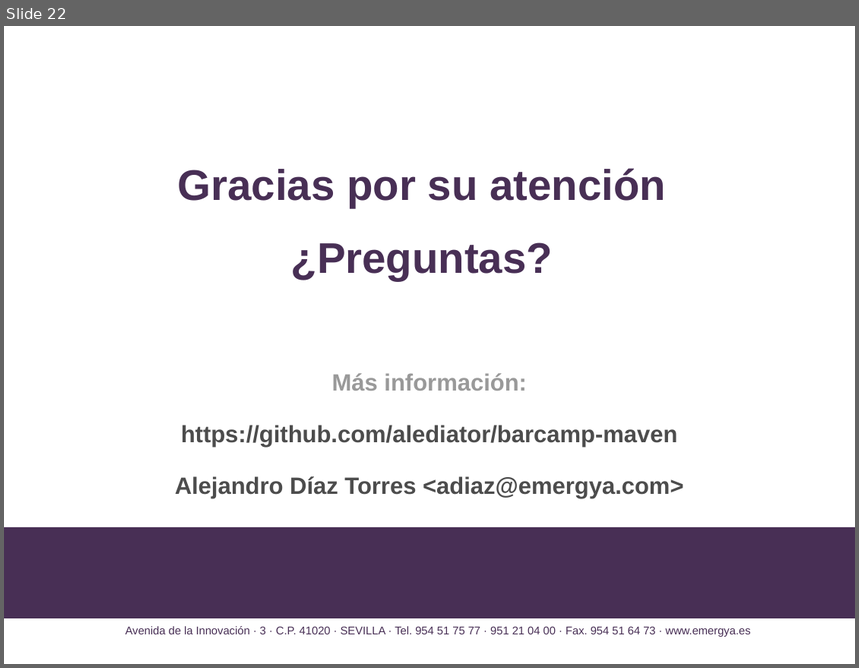
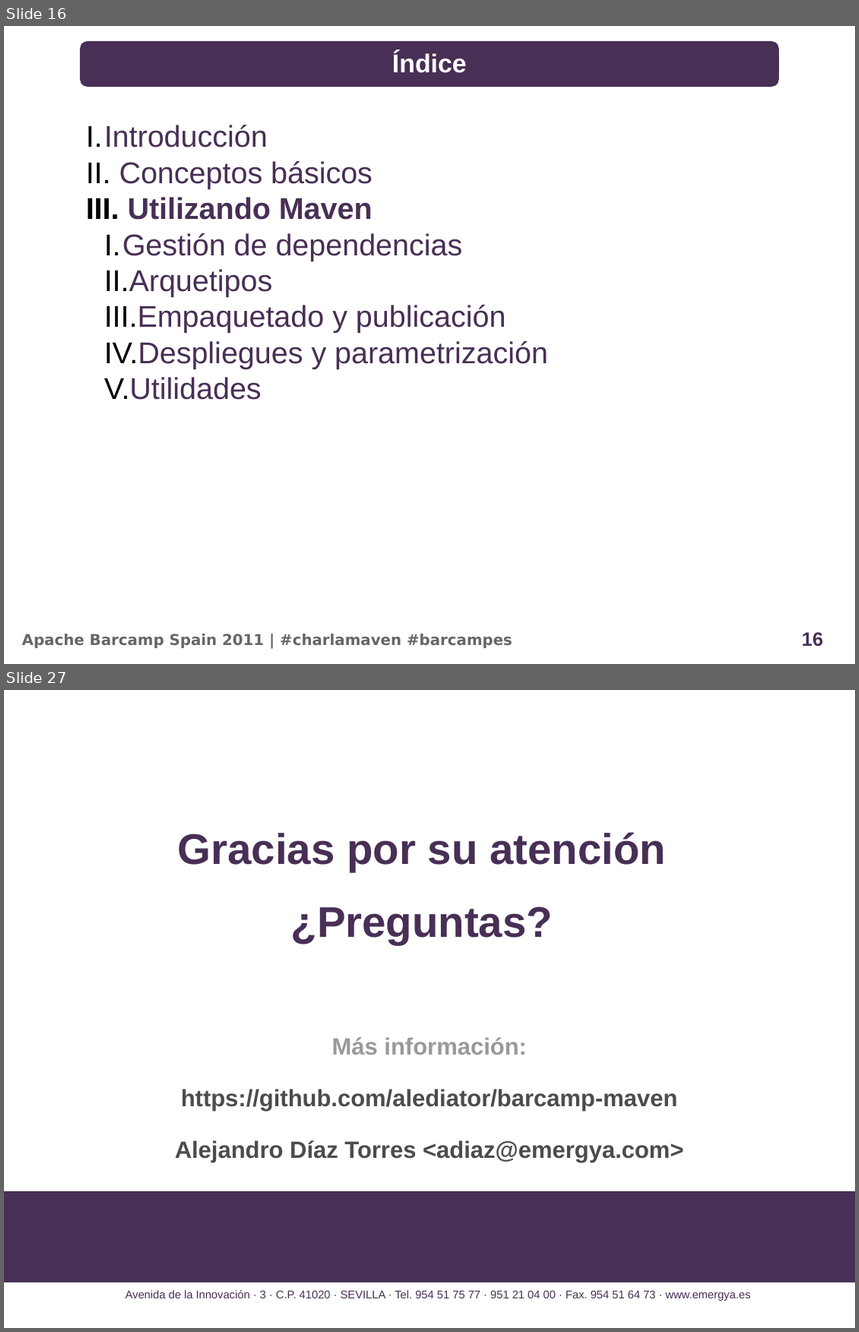
Before and after one commit to alediator/barcamp-maven, a slide deck: doc/slideshare_introduccion.odp. Shown one above the other, each under a label of ours: slide 22 before the commit, slides 16 and 27 after it; the slides between them are not shown. The pictures are 859x668 and 859x1332 pixels, drawn with LibreOffice and Linux fonts; fonts in the diff are those of the drawing; background and template pictures are left out. Boxes give left, top, right and bottom in pixels: in the first picture for what was removed or moved away, otherwise in the second. Text is boxed around its words. In the diff, an @@ line names an element or a change of style, - is before the commit and + after.

Commit message:
Presentacion de la charla basica a falta de utilidades

```diff
--- a/doc/slideshare_introduccion.odp
+++ b/doc/slideshare_introduccion.odp
@@ slide 16 added at (4,26,855,664), background #FFFFFF @@
@@ rounded rectangle added at (80,41,779,87), fill #482F55, 24 pt, text #FFFFFF, bold @@
+Índice
@@ text added at (86,125,548,400), 28 pt, text #482F55 @@
+I. Introducción
+II. Conceptos básicos
+III. Utilizando Maven
+  I. Gestión de dependencias
+  II. Arquetipos
+  III. Empaquetado y publicación
+  IV. Despliegues y parametrización
+  V. Utilidades
@@ text added at (22,634,512,648), 14 pt, text #666666, bold @@
+Apache Barcamp Spain 2011 | #charlamaven #barcampes
@@ page number added at (802,632,823,647), 18 pt, text #482F55, bold @@
+16
@@ what was slide 22 is now slide 27 @@
```
Also in this commit, not shown: 21 slides changed, 4 other slides added.
